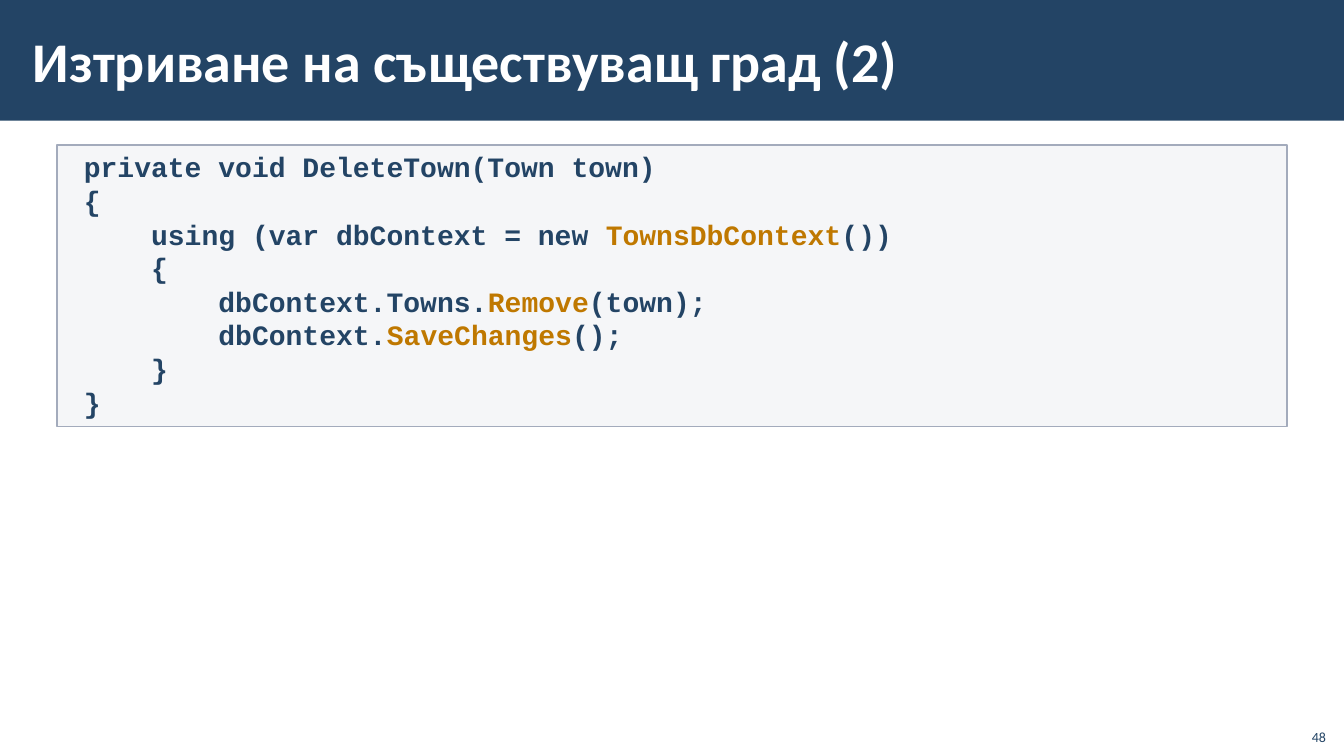
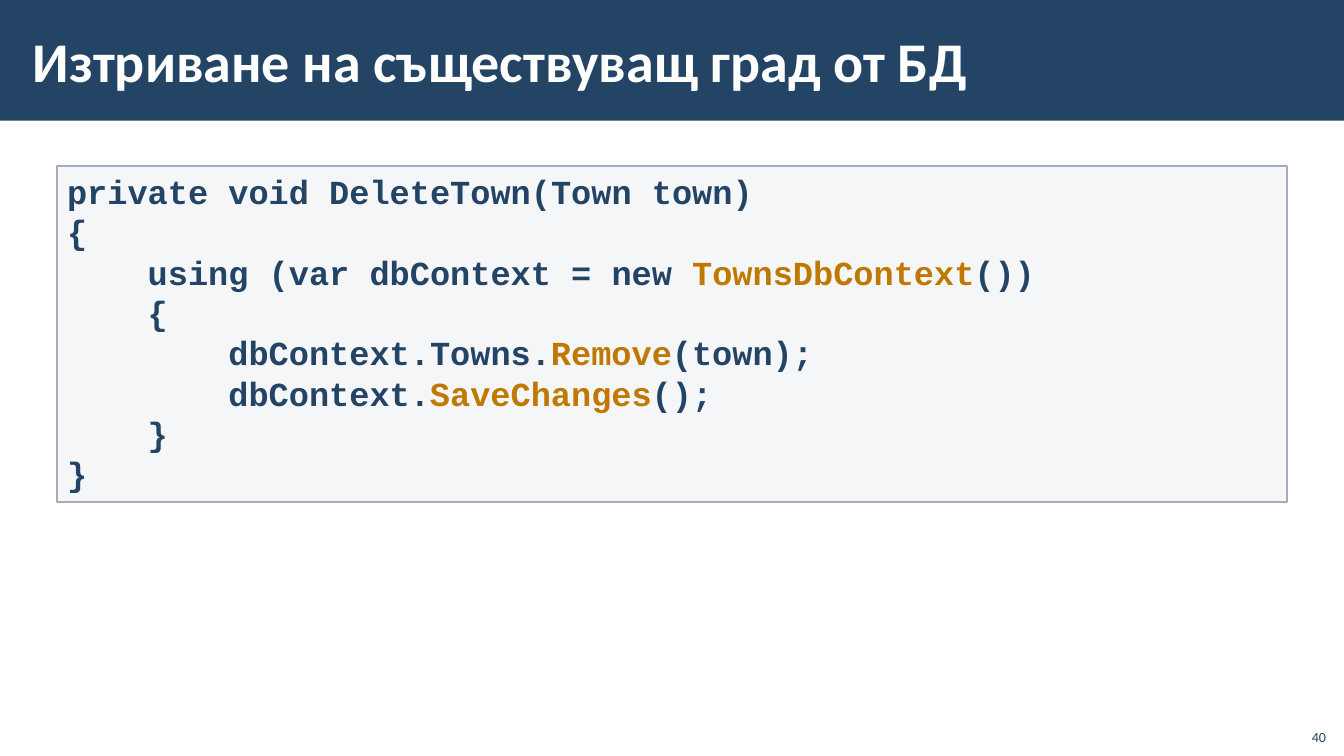
Before and after one commit to BG-IT-Edu/School-Programming, a slide deck: slide 40 of Courses/Software-Sciences/Module-4-Information-Systems-New/06-CRUD-with-EF-and-Windows-Forms/06-CRUD-with-EF-Core-and-Windows-Forms.pptx (slide 48 before the commit). Drawn at 1344x756 pixels with LibreOffice and Linux fonts; fonts in the diff are those of the drawing; background and template pictures are left out. Boxes give left, top, right and bottom in pixels: in the first picture for what was removed or moved away, otherwise in the second. Text is boxed around its words. In the diff, an @@ line names an element or a change of style, - is before the commit and + after.

```diff
--- a/Courses/Software-Sciences/Module-4-Information-Systems-New/06-CRUD-with-EF-and-Windows-Forms/06-CRUD-with-EF-Core-and-Windows-Forms.pptx
+++ b/Courses/Software-Sciences/Module-4-Information-Systems-New/06-CRUD-with-EF-and-Windows-Forms/06-CRUD-with-EF-Core-and-Windows-Forms.pptx
@@ title at [33, 45, 967, 91]: text changed @@
-Изтриване на съществуващ град (2)
+Изтриване на съществуващ град от БД
@@ rectangle "private void DeleteTown(Town town)": place and size @@
-rectangle "private void DeleteTown(Town town)" at [57, 145, 1288, 426]
+rectangle "private void DeleteTown(Town town)" at [57, 166, 1288, 502]
@@ rectangle "private void DeleteTown(Town town)" at [57, 166, 1288, 502]: size 20 to 24 pt @@
@@ page number at [1312, 733, 1326, 742]: text changed @@
-48
+40
```
Also in this commit, not shown: 26 other slides changed, 1 slide added, 9 slides removed.
